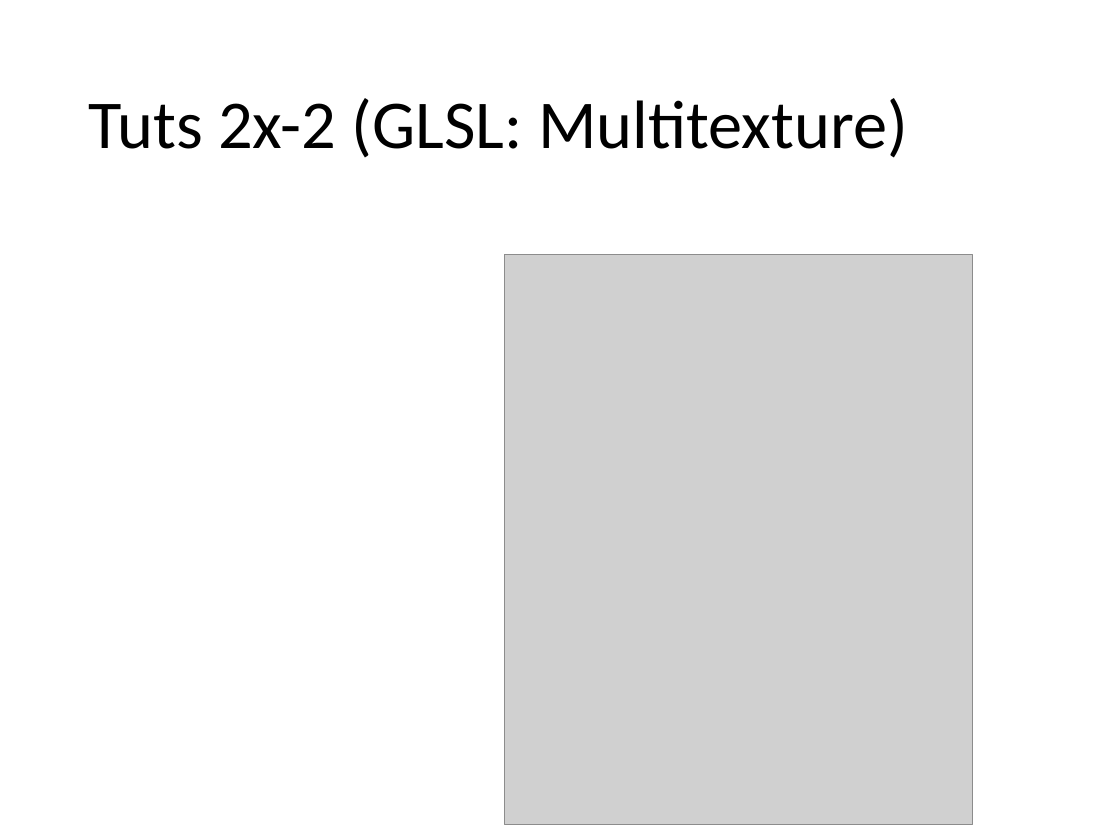
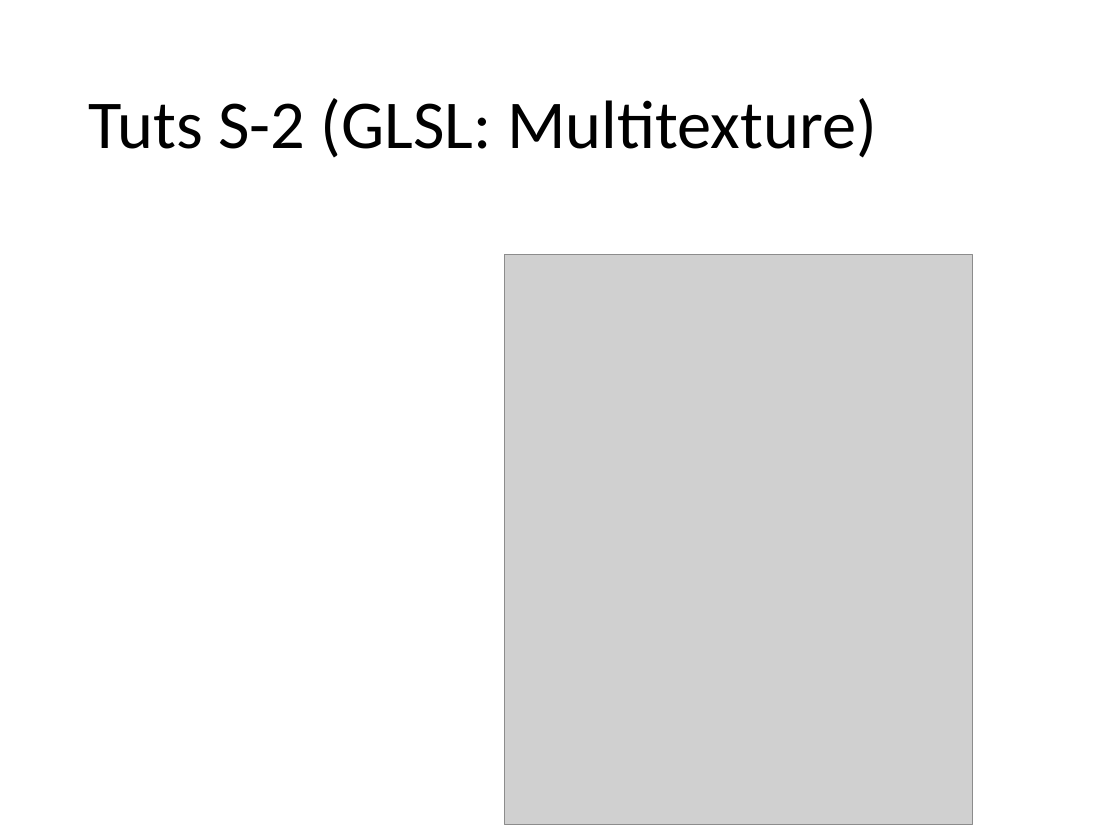
Before and after one commit to caa1211/tutsplus, a slide deck: slide 15 of threejs-tuts-4.pptx. Drawn at 1120x840 pixels with LibreOffice and Linux fonts; fonts in the diff are those of the drawing; grey boxes stand for pictures. Boxes give left, top, right and bottom in pixels: in the first picture for what was removed or moved away, otherwise in the second. Text is boxed around its words. In the diff, an @@ line names an element or a change of style, - is before the commit and + after.

```diff
--- a/threejs-tuts-4.pptx
+++ b/threejs-tuts-4.pptx
@@ title at (88, 98, 877, 158): text changed @@
-Tuts 2x-2 (GLSL: Multitexture)
+Tuts S-2 (GLSL: Multitexture)
```
Also in this commit, not shown: 5 other slides changed, 4 slides added, 37 other files.
